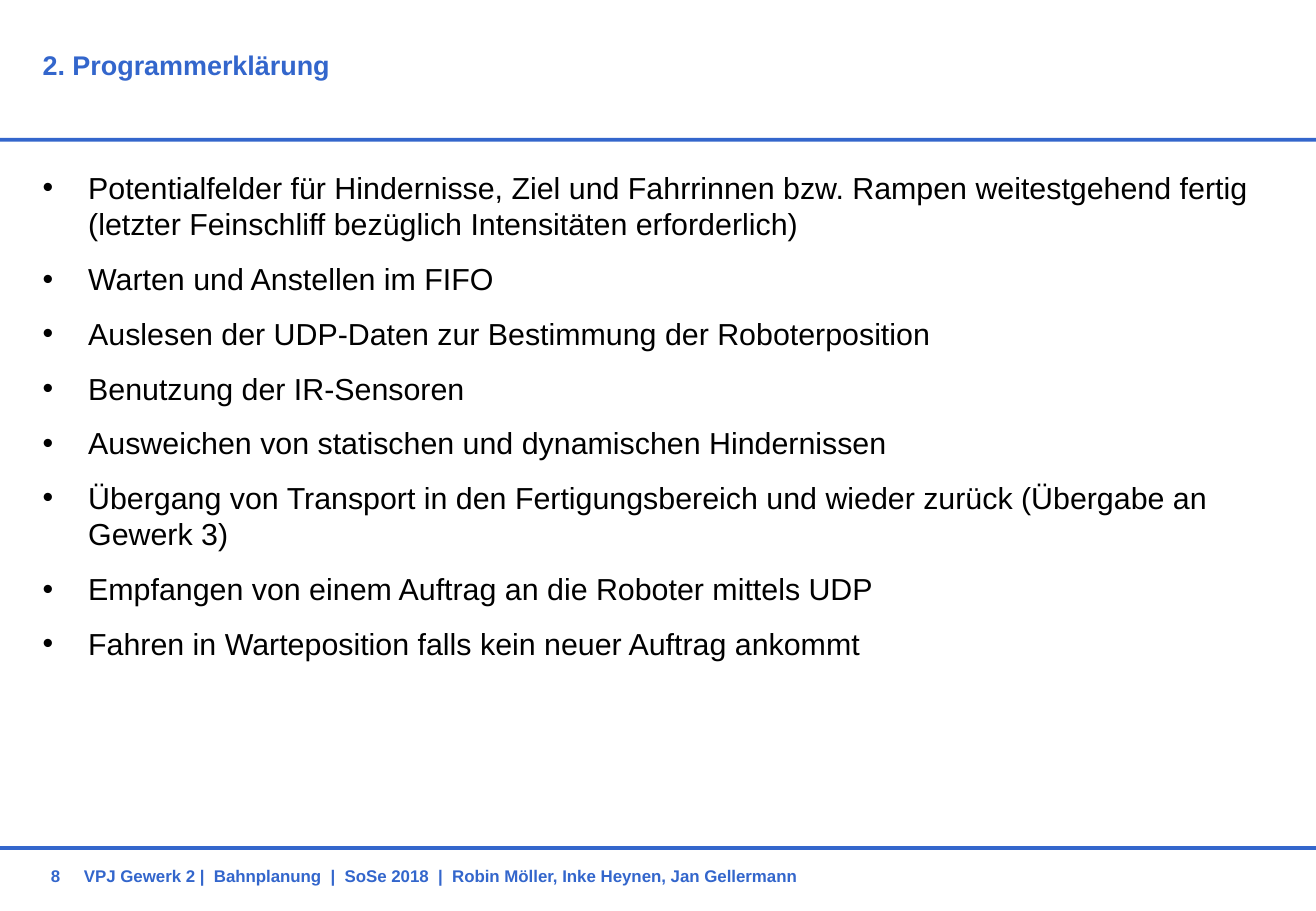
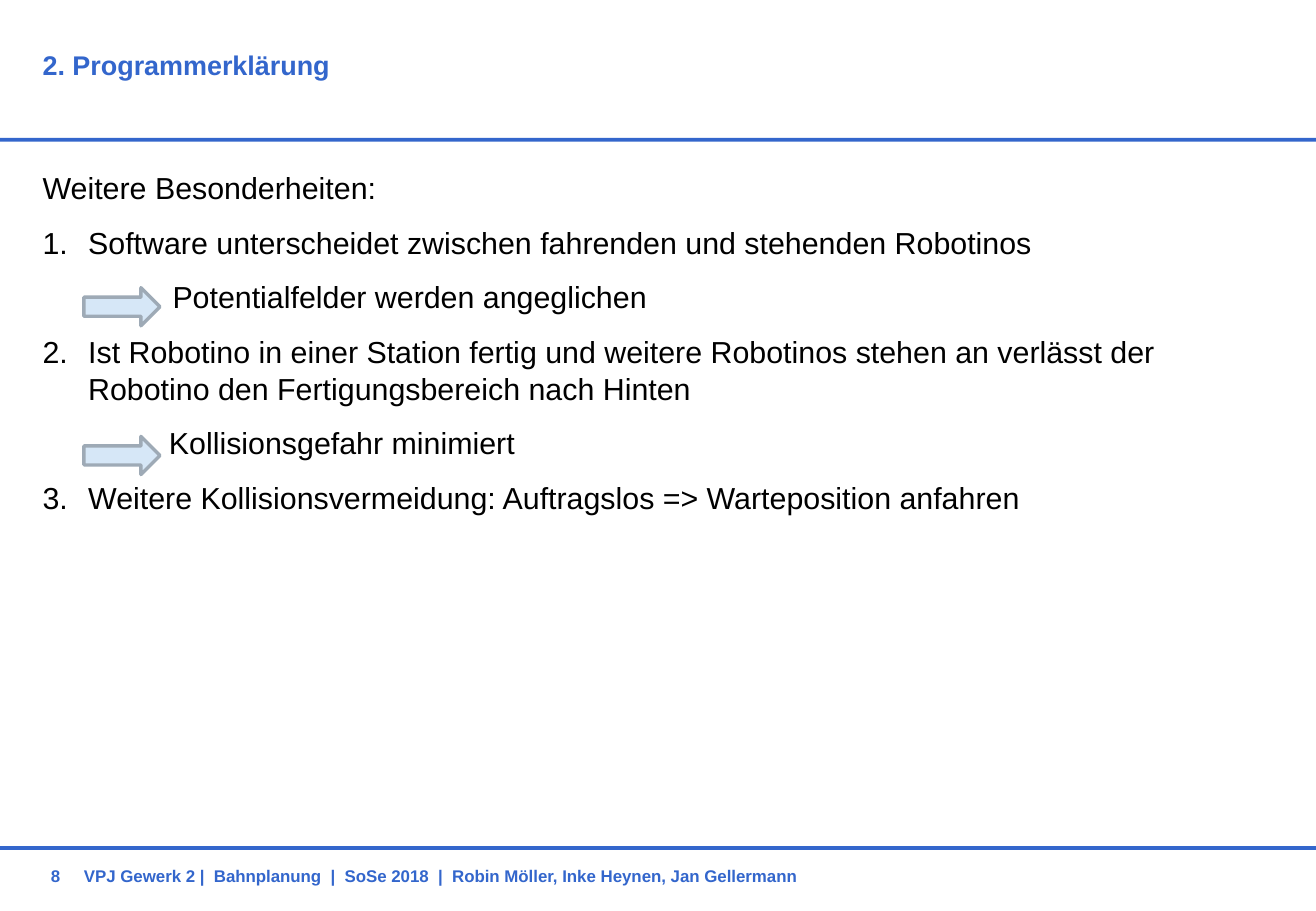
Before and after one commit to RobinMoeller/VPJ-Gewerk-2, a slide deck: slide 8 of Präsentationen/Endpräsi.pptx. Drawn at 1316x911 pixels with LibreOffice and Linux fonts; fonts in the diff are those of the drawing; background and template pictures are left out. Boxes give left, top, right and bottom in pixels: in the first picture for what was removed or moved away, otherwise in the second. Text is boxed around its words. In the diff, an @@ line names an element or a change of style, - is before the commit and + after.

```diff
--- a/Präsentationen/Endpräsi.pptx
+++ b/Präsentationen/Endpräsi.pptx
@@ text at (x1=43, y1=177, x2=1154, y2=515): text changed @@
-• Potentialfelder für Hindernisse, Ziel und Fahrrinnen bzw. Rampen weitestgehend fertig
-  (letzter Feinschliff bezüglich Intensitäten erforderlich)
-• Warten und Anstellen im FIFO
-• Auslesen der UDP-Daten zur Bestimmung der Roboterposition
-• Benutzung der IR-Sensoren
-• Ausweichen von statischen und dynamischen Hindernissen
-• Übergang von Transport in den Fertigungsbereich und wieder zurück (Übergabe an Gewerk 3)
-• Empfangen von einem Auftrag an die Roboter mittels UDP
-• Fahren in Warteposition falls kein neuer Auftrag ankommt
+Weitere Besonderheiten:
+1. Software unterscheidet zwischen fahrenden und stehenden Robotinos
+Potentialfelder werden angeglichen
+2. Ist Robotino in einer Station fertig und weitere Robotinos stehen an verlässt der Robotino den Fertigungsbereich nach Hinten
+Kollisionsgefahr minimiert
+3. Weitere Kollisionsvermeidung: Auftragslos => Warteposition anfahren
@@ right arrow added at (x1=84, y1=288, x2=160, y2=326), fill #D6E7F7, outline #9EABB7 2 pt @@
@@ right arrow added at (x1=84, y1=436, x2=160, y2=474), fill #D6E7F7, outline #9EABB7 2 pt @@
```
Also in this commit, not shown: 2 other slides changed.
